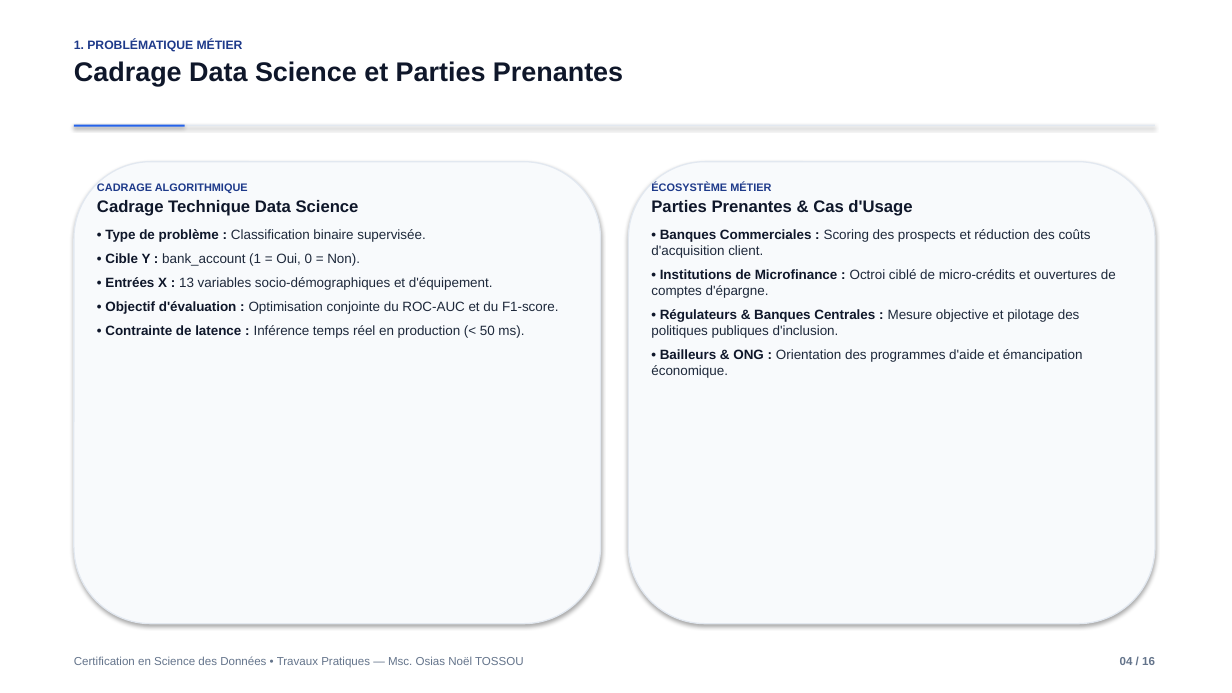
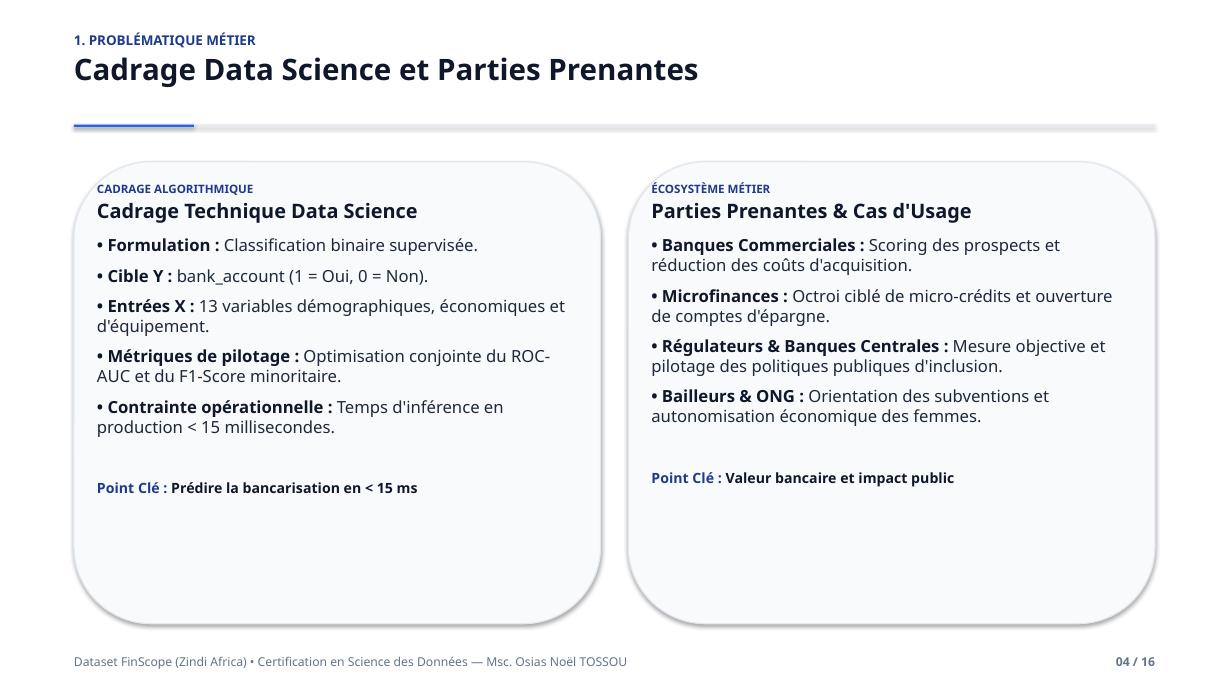
Before and after one commit to OLOUNLAD/Financial-inclusion-africa, a slide deck: slide 4 of Presentation_Soutenance.pptx. Drawn at 1232x693 pixels with LibreOffice and Linux fonts; fonts in the diff are those of the drawing. Boxes give left, top, right and bottom in pixels: in the first picture for what was removed or moved away, otherwise in the second. Text is boxed around its words. In the diff, an @@ line names an element or a change of style, - is before the commit and + after.

Commit message:
Redesign defense slides: highlight FinScope dataset, enlarge typography to 13pt, and balance card proportions

```diff
--- a/Presentation_Soutenance.pptx
+++ b/Presentation_Soutenance.pptx
@@ text "1. PROBLÉMATIQUE MÉTIER" at (x1=74, y1=32, x2=698, y2=87): size 9.5 to 10.5 pt in "1. PROBLÉMATIQUE MÉTIER"; font Arial to Noto Sans; size 21 to 23 pt in "Cadrage Data Science et Parties Prenantes" @@
@@ rectangle resized from (x1=74, y1=125, x2=185, y2=127) to (x1=74, y1=125, x2=194, y2=128) @@
@@ text at (x1=97, y1=184, x2=428, y2=285): size 8.5 to 9 pt in "CADRAGE ALGORITHMIQUE"; font Arial to Noto Sans in "CADRAGE ALGORITHMIQUE", "Cadrage Technique Data Science", "• Cible Y : bank_account (1 = ..."; size 13 to 15.5 pt in "Cadrage Technique Data Science"; size 10.5 to 13 pt in "• Cible Y : bank_account (1 = ..."; more space between paragraphs @@
@@ text at (x1=651, y1=182, x2=1105, y2=376): size 8.5 to 9 pt in "ÉCOSYSTÈME MÉTIER"; font Arial to Noto Sans in "ÉCOSYSTÈME MÉTIER", "Parties Prenantes & Cas d'Usage", "• Régulateurs & Banques Centrales : Mesure ..."; size 13 to 15.5 pt in "Parties Prenantes & Cas d'Usage"; size 10.5 to 13 pt in "• Régulateurs & Banques Centrales : Mesure ..."; more space between paragraphs @@
@@ text at (x1=108, y1=238, x2=478, y2=255): text changed; size 10.5 to 13 pt; font Arial to Noto Sans @@
-• Type de problème : Classification binaire supervisée.
+• Formulation : Classification binaire supervisée.
@@ text at (x1=651, y1=238, x2=1112, y2=326): text changed; size 10.5 to 13 pt; font Arial to Noto Sans @@
-• Banques Commerciales : Scoring des prospects et réduction des coûts d'acquisition client.
-• Institutions de Microfinance : Octroi ciblé de micro-crédits et ouvertures de comptes d'épargne.
+• Banques Commerciales : Scoring des prospects et réduction des coûts d'acquisition.
+• Microfinances : Octroi ciblé de micro-crédits et ouverture de comptes d'épargne.
@@ text at (x1=97, y1=299, x2=565, y2=493): text changed; size 10.5 to 13 pt; font Arial to Noto Sans @@
-• Entrées X : 13 variables socio-démographiques et d'équipement.
-• Objectif d'évaluation : Optimisation conjointe du ROC-AUC et du F1-score.
-• Contrainte de latence : Inférence temps réel en production (< 50 ms).
+• Entrées X : 13 variables démographiques, économiques et d'équipement.
+• Métriques de pilotage : Optimisation conjointe du ROC-AUC et du F1-Score minoritaire.
+• Contrainte opérationnelle : Temps d'inférence en production < 15 millisecondes.
+Point Clé : Prédire la bancarisation en < 15 ms
@@ text at (x1=651, y1=389, x2=1049, y2=487): text changed; size 10.5 to 13 pt; font Arial to Noto Sans @@
-• Bailleurs & ONG : Orientation des programmes d'aide et émancipation économique.
+• Bailleurs & ONG : Orientation des subventions et autonomisation économique des femmes.
+Point Clé : Valeur bancaire et impact public
@@ text at (x1=74, y1=656, x2=628, y2=669): text changed; size 9 to 9.5 pt; font Arial to Noto Sans @@
-Certification en Science des Données • Travaux Pratiques — Msc. Osias Noël TOSSOU
+Dataset FinScope (Zindi Africa) • Certification en Science des Données — Msc. Osias Noël TOSSOU
@@ text "04 / 16" at (x1=1116, y1=657, x2=1155, y2=666): size 9 to 9.5 pt, font Arial to Noto Sans @@
```
Also in this commit, not shown: 15 other slides changed, 2 other files.
